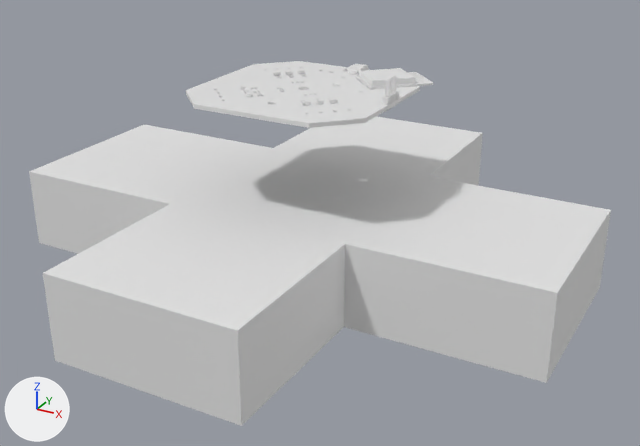
A saved change to the Blender file ensadled.blend.
Before and after are seen from a camera (50 mm lens) standing at (164.0, -285.0, 91.0) and looking at (11.0, -7.0, -47.0). The axes (+X, +Y, +Z) are drawn at lower left. The lights are the same throughout.

The scene before the commit, as lines of its bpy script (objects in view):
```python
me_cube = bpy.data.meshes.new('Cube')
me_cube.from_pydata(...)  # 24 vertices, 22 faces; spans x -2.96..2.96, y -2.77..2.77, z -1.0..1.0
me_plane = bpy.data.meshes.new('Plane')
me_plane.from_pydata(...)  # 100 vertices, 75 faces; spans x -71.5..72.0, y -71.7..71.9, z 0.0
me_unnamed_enorme_metapixel_1 = bpy.data.meshes.new('Unnamed-enorme-metapixel 1')
me_unnamed_enorme_metapixel_1.from_pydata(...)  # 18668 vertices, 37254 faces; spans x -37.5..41.0, y -37.5..41.0, z -2.2..9.4
me_unnamed_enorme_metapixel_1.materials.append(mat_default_obj)  # white #e7e7e7
ob_gabarit_fenêtres = bpy.data.objects.new('Gabarit_fenêtres', me_cube)
ob_gabarit_fenêtres.location = (0.0, 0.0, -54.4)
ob_gabarit_fenêtres.scale = (37.5, 37.5, 16.4)
ob_tubes = bpy.data.objects.new('tubes', me_plane)
ob_tubes.location = (0.0, 0.0, -5.6)
ob_tubes.scale = (1.05, 1.05, 1.0)
ob_tubes.hide_set(True)
ob_unnamed_enorme_metapixel_1 = bpy.data.objects.new('Unnamed-enorme-metapixel 1', me_unnamed_enorme_metapixel_1)
ob_unnamed_enorme_metapixel_1.location = (0.0, 0.0, 2.4)
```
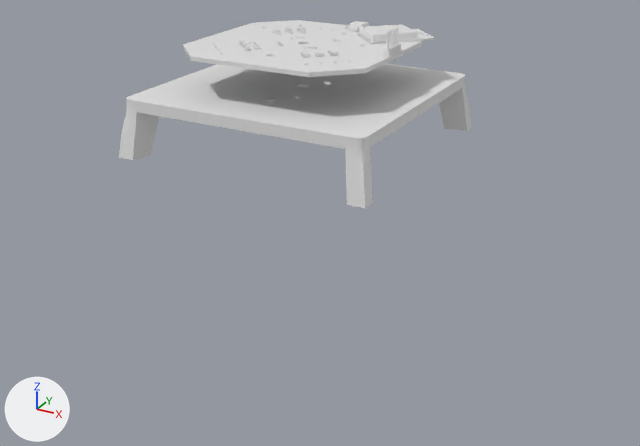
Boxes (x1, y1, x2, y2) around the edits, measured in the pictures (640 x 446 px):
'Gabarit_fenêtres', hidden
    before: (29, 116, 611, 426)
'tubes', shown
    after: (119, 64, 472, 208)
'Unnamed-enorme-metapixel 1', moved
    before: (186, 61, 433, 128)
    after: (183, 20, 436, 77)

The change, as a diff of the scene's bpy script:
```diff
--- a/ensadled.blend.py
+++ b/ensadled.blend.py
@@ me_plane @@
 # used by ob_tubes; location = (0.0, 0.0, -5.6); scale = (1.05, 1.05, 1.0)
-me_plane.from_pydata(...)  # 100 vertices, 75 faces; spans x -71.5..72.0, y -71.7..71.9, z 0.0
+me_plane.from_pydata(...)  # 264 vertices, 266 faces; spans x -48.3..48.3, y -47.0..46.8, z -17.8..4.2
+# me_plane part 1: 36 vertices removed from x -71.5..72.0, y -71.7..71.9, z 0.0; 200 vertices added at x -48.3..48.3, y -47.0..46.8, z -17.8..4.2
@@ me_cube @@
 me_cube.from_pydata(...)  # 24 vertices, 22 faces; spans x -2.96..2.96, y -2.77..2.77, z -1.0..1.0
 # used by ob_gabarit_fenêtres; location = (0.0, 0.0, -54.4); scale = (37.5, 37.5, 16.4)
+# me_cube part 2: the whole mesh is moved by (0.0, 0.0, -1.0)
@@ ob_unnamed_enorme_metapixel_1 @@
 ob_unnamed_enorme_metapixel_1 = bpy.data.objects.new('Unnamed-enorme-metapixel 1', me_unnamed_enorme_metapixel_1)
-ob_unnamed_enorme_metapixel_1.location = (0.0, 0.0, 2.4)
+ob_unnamed_enorme_metapixel_1.location = (0.0, 0.0, 19.6)
@@ ob_tubes @@
 ob_tubes = bpy.data.objects.new('tubes', me_plane)
-ob_tubes.location = (0.0, 0.0, -5.6)
+ob_tubes.location = (0.0, 0.0, 0.0)
 ob_tubes.scale = (1.05, 1.05, 1.0)
-ob_tubes.hide_set(True)
@@ ob_gabarit_fenêtres @@
 ob_gabarit_fenêtres = bpy.data.objects.new('Gabarit_fenêtres', me_cube)
-ob_gabarit_fenêtres.location = (0.0, 0.0, -54.4)
+ob_gabarit_fenêtres.location = (0.0, 0.0, 0.0)
 ob_gabarit_fenêtres.scale = (37.5, 37.5, 16.4)
+ob_gabarit_fenêtres.hide_set(True)  # wire or fog, not drawn
```
